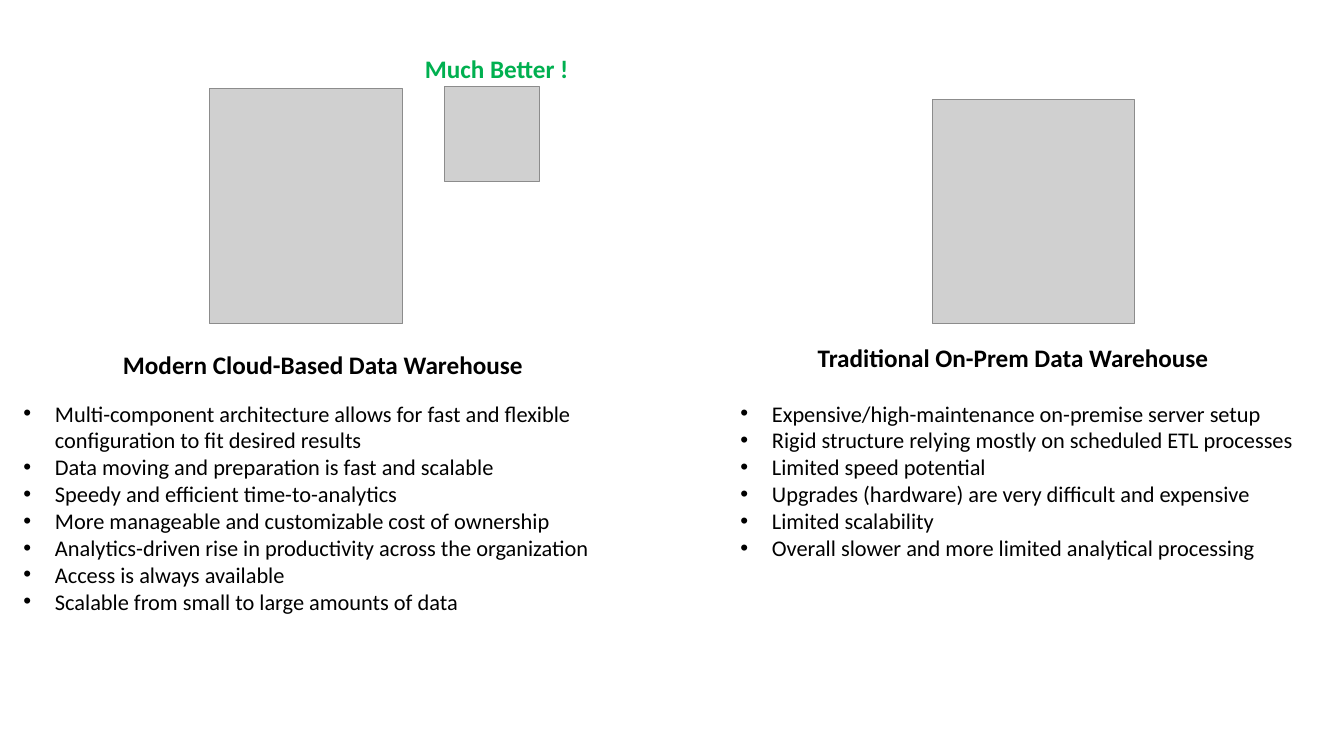
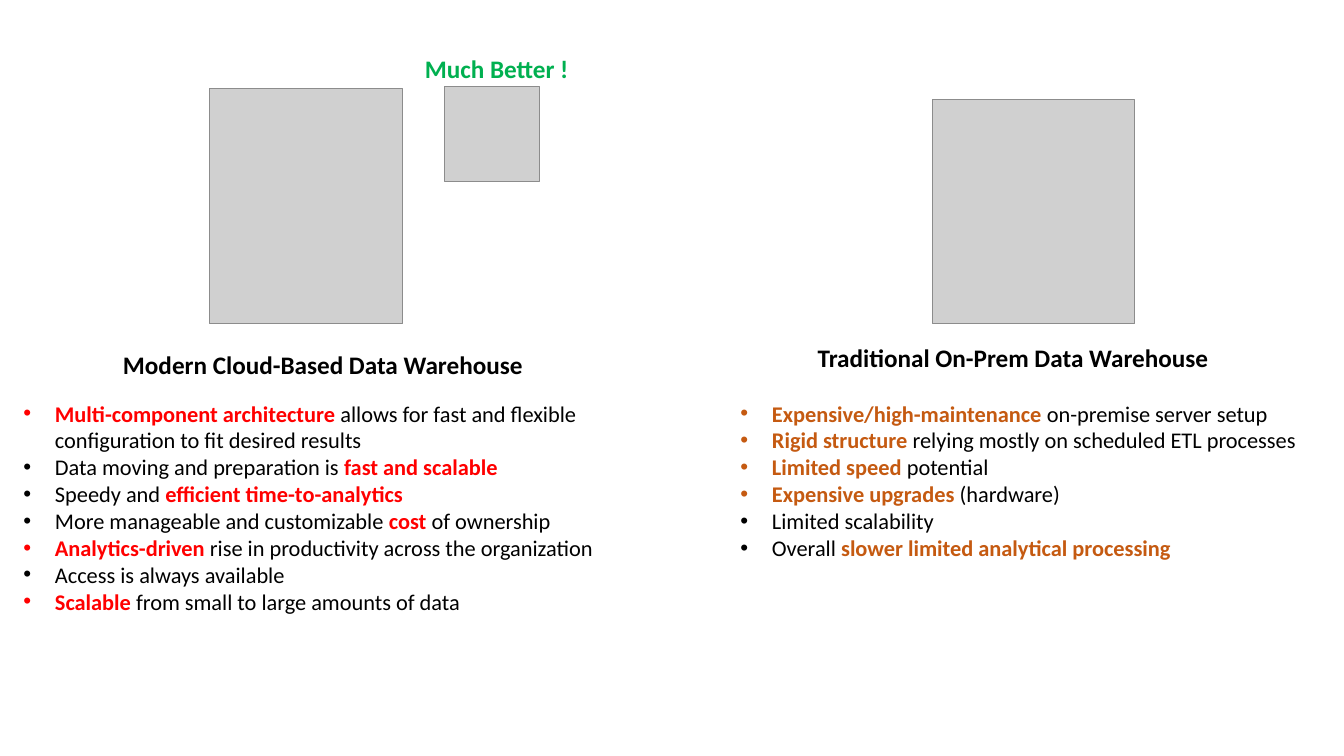
Before and after one commit to lselector/ml_ai_doc, a slide deck: slide 7 of SQL_Modern_DW.pptx. Drawn at 1344x756 pixels with LibreOffice and Linux fonts; fonts in the diff are those of the drawing; grey boxes stand for pictures. Boxes give left, top, right and bottom in pixels: in the first picture for what was removed or moved away, otherwise in the second. Text is boxed around its words. In the diff, an @@ line names an element or a change of style, - is before the commit and + after.

```diff
--- a/SQL_Modern_DW.pptx
+++ b/SQL_Modern_DW.pptx
@@ text at box(55, 406, 593, 614): text colour #000000 to #FF0000, bold on in "Multi-component architecture", "fast and scalable", "efficient time-to-analytics", "cost" and 2 more places @@
@@ text at box(772, 406, 1296, 479): text colour #000000 to #C55A11, bold on in "Expensive/high-maintenance", "Rigid structure", "Limited speed" @@
@@ text at box(772, 486, 1060, 506): text changed; text colour #000000 to #C55A11; bold on @@
-• Upgrades (hardware) are very difficult and expensive
+• Expensive upgrades (hardware)
@@ text at box(772, 540, 1170, 560): text changed; text colour #000000 to #C55A11; bold on @@
-• Overall slower and more limited analytical processing
+• Overall slower limited analytical processing
```
Also in this commit, not shown: 2 other slides changed, 1 slide added.
